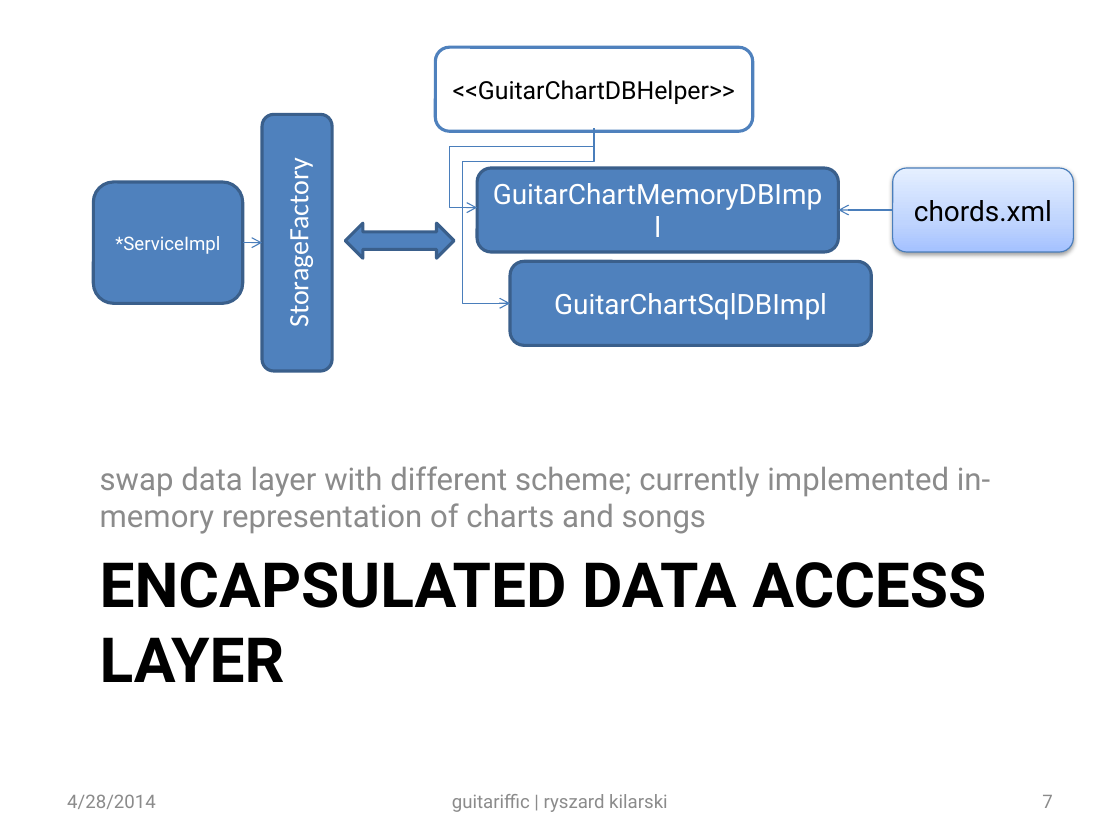
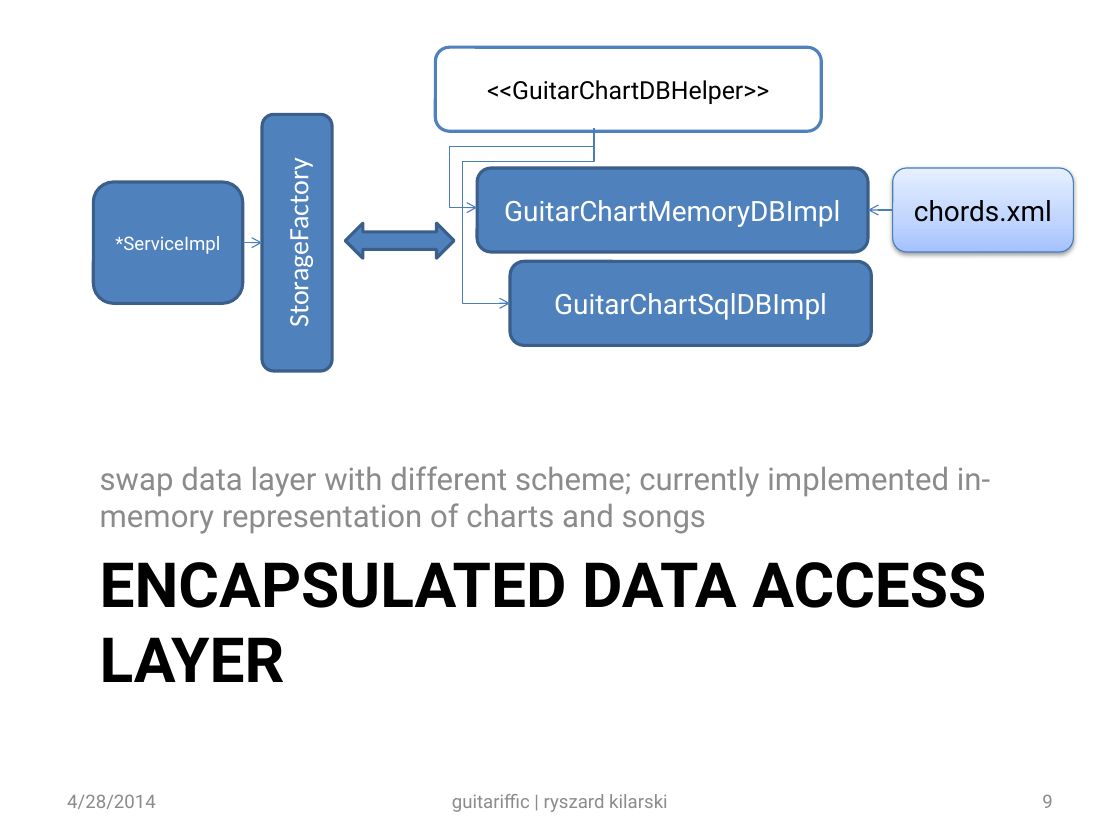
Before and after one commit to rkilarski/ryski-coding, a slide deck: slide 9 of guitarifficWS/Guitariffic Presentation.pptx (slide 7 before the commit). Drawn at 1120x840 pixels with LibreOffice and Linux fonts; fonts in the diff are those of the drawing. Boxes give left, top, right and bottom in pixels: in the first picture for what was removed or moved away, otherwise in the second. Text is boxed around its words. In the diff, an @@ line names an element or a change of style, - is before the commit and + after.

```diff
--- a/guitarifficWS/Guitariffic Presentation.pptx
+++ b/guitarifficWS/Guitariffic Presentation.pptx
@@ rounded rectangle "<<GuitarChartDBHelper>>": place and size @@
-rounded rectangle "<<GuitarChartDBHelper>>" at [436, 47, 753, 131]
+rounded rectangle "<<GuitarChartDBHelper>>" at [436, 47, 822, 131]
@@ rounded rectangle "GuitarChartMemoryDBImpl": place and size @@
-rounded rectangle "GuitarChartMemoryDBImpl" at [477, 168, 839, 252]
+rounded rectangle "GuitarChartMemoryDBImpl" at [477, 168, 868, 252]
@@ arrow moved from (893, 211) - (839, 211) to (893, 211) - (868, 211) @@
@@ page number at [1042, 794, 1052, 808]: text changed @@
-7
+9
```
Also in this commit, not shown: 3 other slides changed, 1 slide added.
